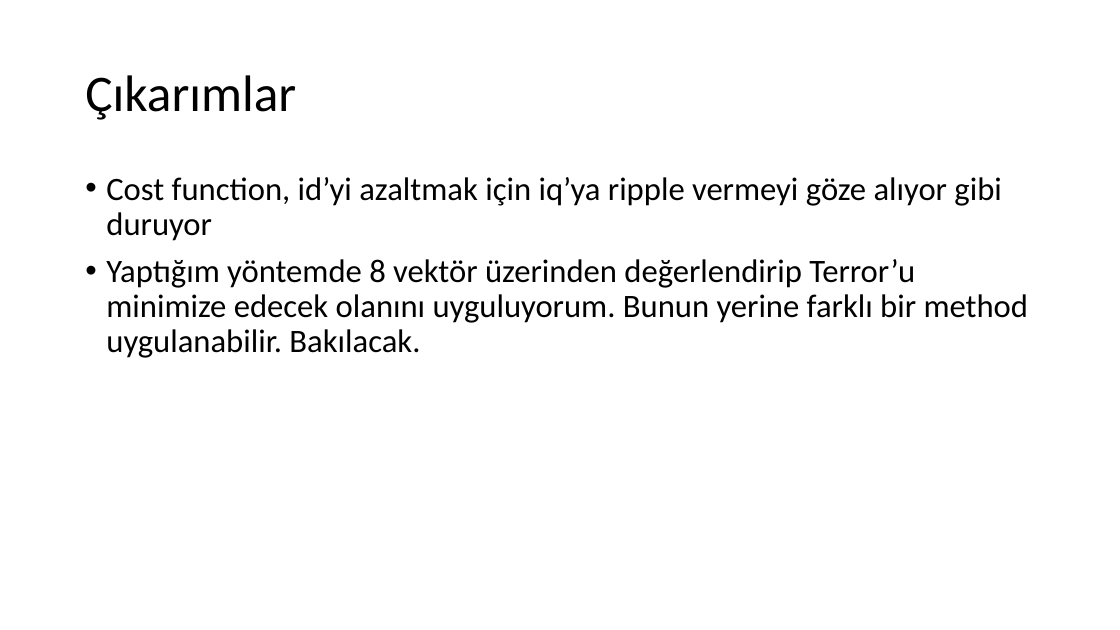
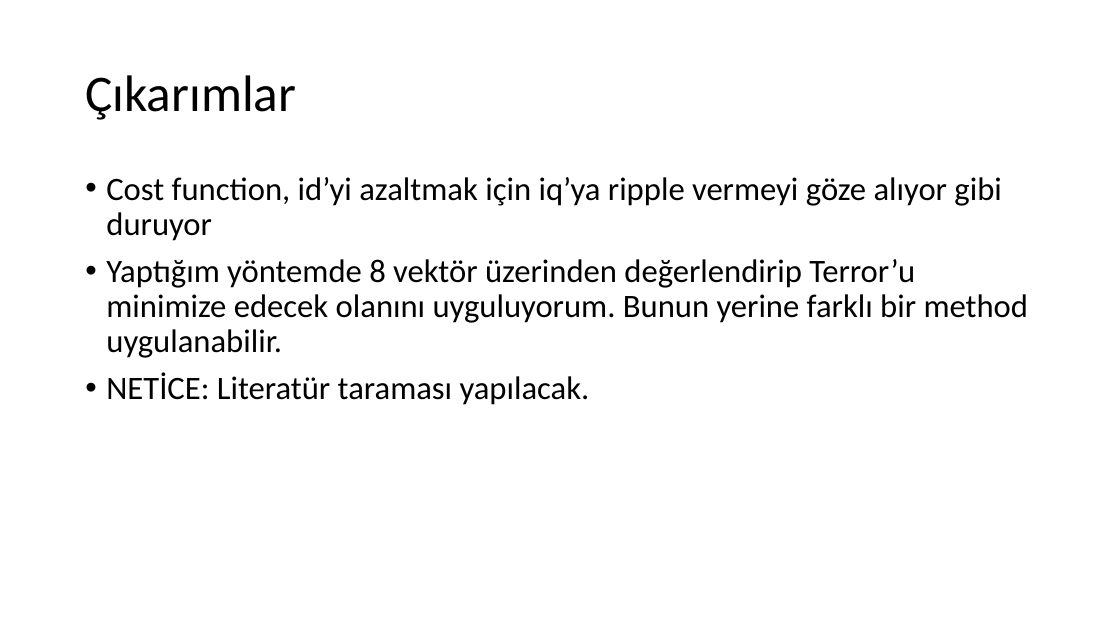
Before and after one commit to hakansrc/fault_tolerant_drives, a slide deck: slide 8 of Simulation/MPC/Sunumlar/MPC_sunum_week23.pptx. Drawn at 1120x630 pixels with LibreOffice and Linux fonts; fonts in the diff are those of the drawing. Boxes give left, top, right and bottom in pixels: in the first picture for what was removed or moved away, otherwise in the second. Text is boxed around its words. In the diff, an @@ line names an element or a change of style, - is before the commit and + after.

```diff
--- a/Simulation/MPC/Sunumlar/MPC_sunum_week23.pptx
+++ b/Simulation/MPC/Sunumlar/MPC_sunum_week23.pptx
@@ text at (106,259,1028,405): text changed @@
-• Yaptığım yöntemde 8 vektör üzerinden değerlendirip Terror’u minimize edecek olanını uyguluyorum. Bunun yerine farklı bir method uygulanabilir. Bakılacak.
+• Yaptığım yöntemde 8 vektör üzerinden değerlendirip Terror’u minimize edecek olanını uyguluyorum. Bunun yerine farklı bir method uygulanabilir.
+• NETİCE: Literatür taraması yapılacak.
```
Also in this commit, not shown: 1 other slide changed, 1 other file.
